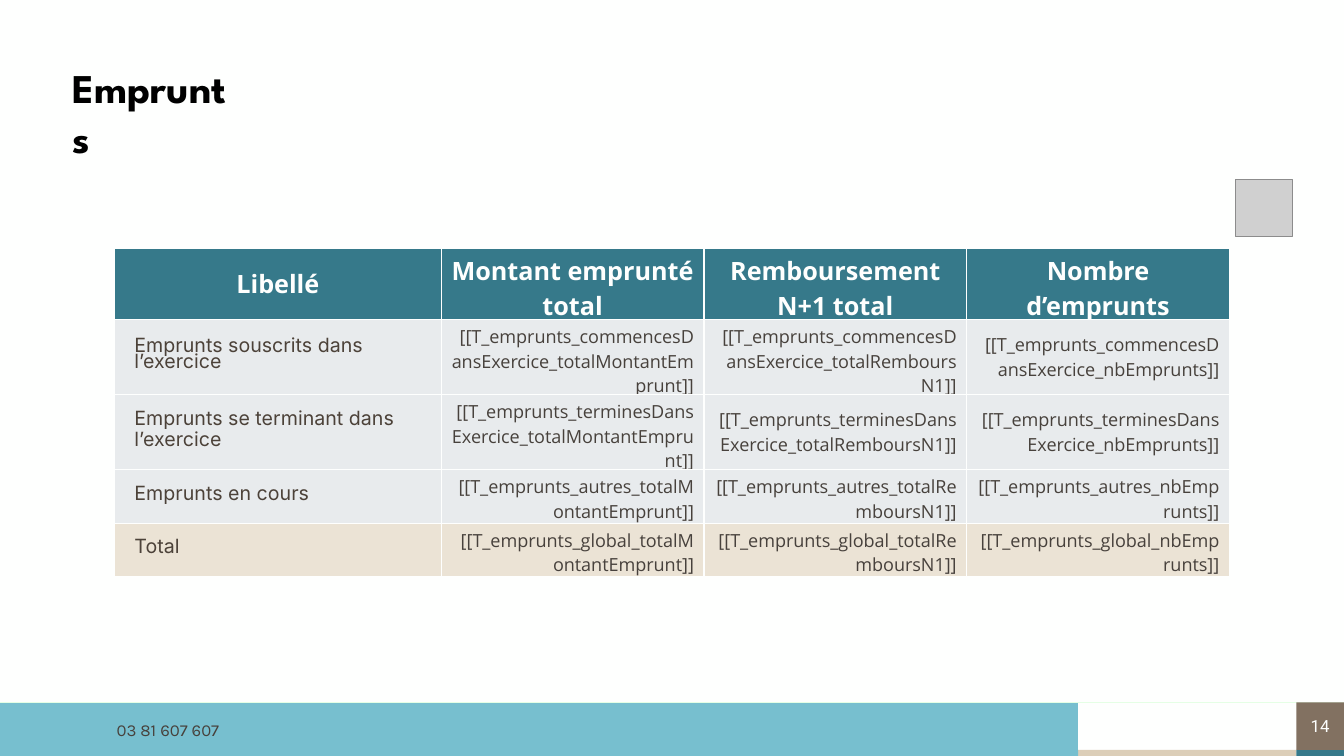
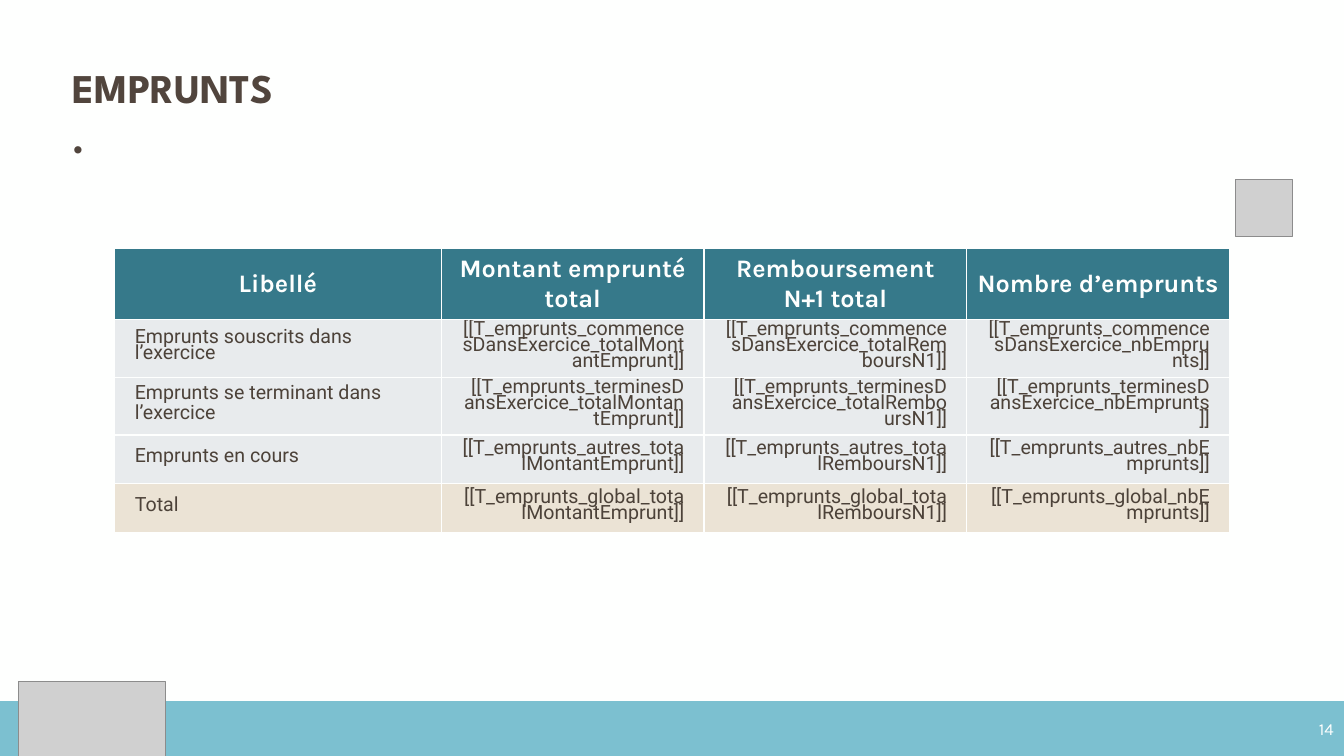
Before and after one commit to ldebouche/Projet1_lettre_fin_de_mission, a slide deck: slide 14 of backend/src/templates/modele_complet.pptm. Drawn at 1344x756 pixels with LibreOffice and Linux fonts; fonts in the diff are those of the drawing; grey boxes stand for pictures; background and template pictures are left out. Boxes give left, top, right and bottom in pixels: in the first picture for what was removed or moved away, otherwise in the second. Text is boxed around its words. In the diff, an @@ line names an element or a change of style, - is before the commit and + after.

```diff
--- a/backend/src/templates/modele_complet.pptm
+++ b/backend/src/templates/modele_complet.pptm
@@ text at box(73, 75, 274, 104): text changed; text colour #000000 to #51453D @@
-Emprunts
+EMPRUNTS.
@@ table at box(115, 249, 1231, 531) @@
@@ font Open Sans to Karla in "Libellé", "Montant emprunté total", "Remboursement N+1 total", "Nombre d’emprunts" @@
@@ font Inter to Roboto in "Emprunts souscrits dans l’exercice", "Emprunts se terminant dans", "l’exercice", "Emprunts en cours" and 1 more places @@
@@ size 12.9 to 14 pt, font Open Sans to Roboto, text colour #47413C to #4C4239 in "[[T_emprunts_commencesDansExercice_totalMontantEmprunt]]", "[[T_emprunts_commencesDansExercice_totalRemboursN1]]", "[[T_emprunts_commencesDansExercice_nbEmprunts]]", "[[T_emprunts_terminesDansExercice_totalMontantEmprunt]]" and 8 more places @@
@@ line spacing 11.8pt to 11.3pt @@
@@ indent changed @@
@@ line spacing 1 to 11.3pt @@
@@ more space between paragraphs @@
@@ picture added at box(19, 683, 166, 756) @@
@@ freeform shape removed at box(0, 703, 1078, 750) @@
@@ rectangle added at box(0, 703, 1344, 756), fill #7CC0D0, outline #7CC0D0 1.5 pt @@
@@ page number: place and size @@
-page number at box(1297, 703, 1344, 750)
+page number at box(1297, 703, 1344, 756)
@@ page number at box(1297, 703, 1344, 756): font Roboto to Karla; alignment centre to right; fill #827161 to #7CC0D0; outline none to #7CC0D0 0.75 pt @@
@@ text removed at box(117, 725, 219, 736) @@
-03 81 607 607
@@ rectangle removed at box(0, 750, 1079, 756) @@
@@ rectangle removed at box(1079, 750, 1298, 756) @@
@@ rectangle removed at box(1297, 750, 1344, 756) @@
```
Also in this commit, not shown: 19 other slides changed, 20 other files.
